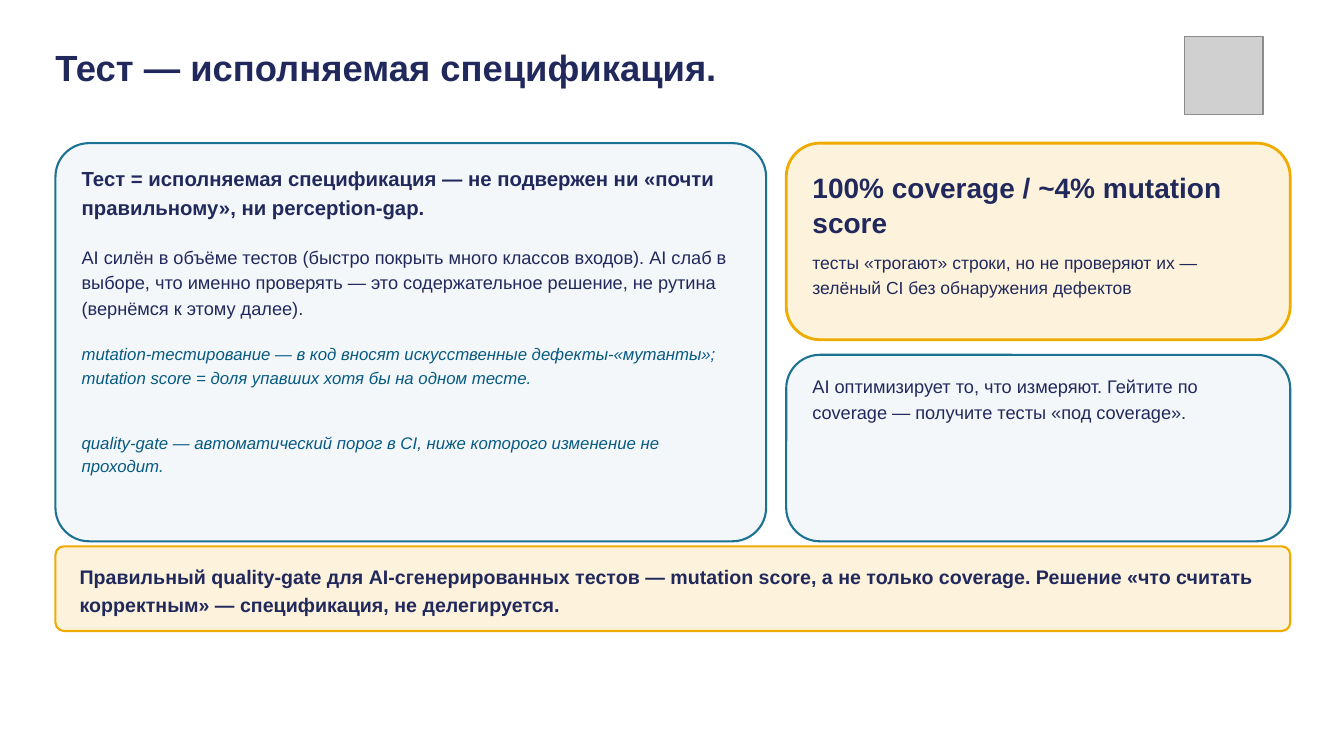
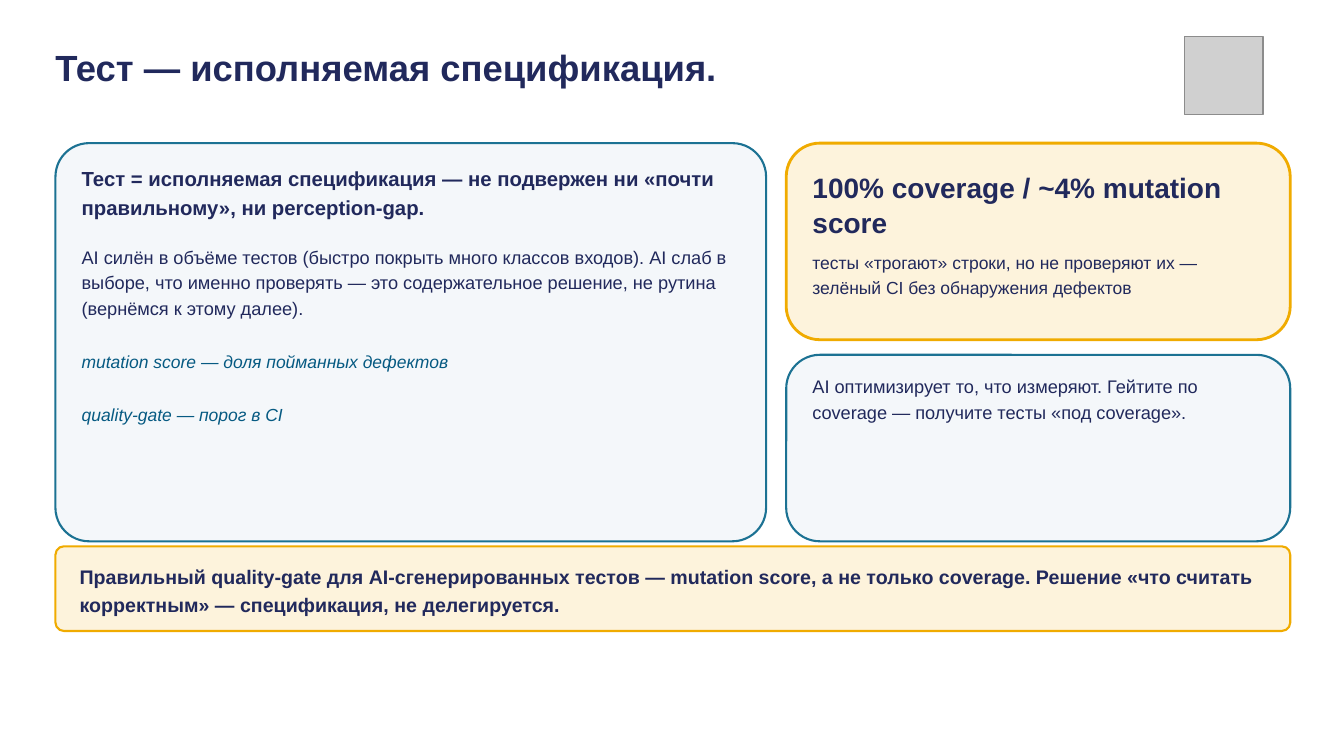
Before and after one commit to tellina-study/AI-usage-lessons, a slide deck: slide 19 of library/lectures/lec-04/rendered/lec-04.pptx. Drawn at 1344x756 pixels with LibreOffice and Linux fonts; fonts in the diff are those of the drawing; grey boxes stand for pictures. Boxes give left, top, right and bottom in pixels: in the first picture for what was removed or moved away, otherwise in the second. Text is boxed around its words. In the diff, an @@ line names an element or a change of style, - is before the commit and + after.

```diff
--- a/library/lectures/lec-04/rendered/lec-04.pptx
+++ b/library/lectures/lec-04/rendered/lec-04.pptx
@@ text at [82, 355, 448, 372]: text changed; size 12 to 12.5 pt @@
-mutation-тестирование — в код вносят искусственные дефекты-«мутанты»; mutation score = доля упавших хотя бы на одном тесте.
+mutation score — доля пойманных дефектов
@@ text at [82, 408, 282, 425]: text changed; size 12 to 12.5 pt @@
-quality-gate — автоматический порог в CI, ниже которого изменение не проходит.
+quality-gate — порог в CI
```
Also in this commit, not shown: 12 other slides changed, 3 slides added, 3 slides removed, 21 other files.
